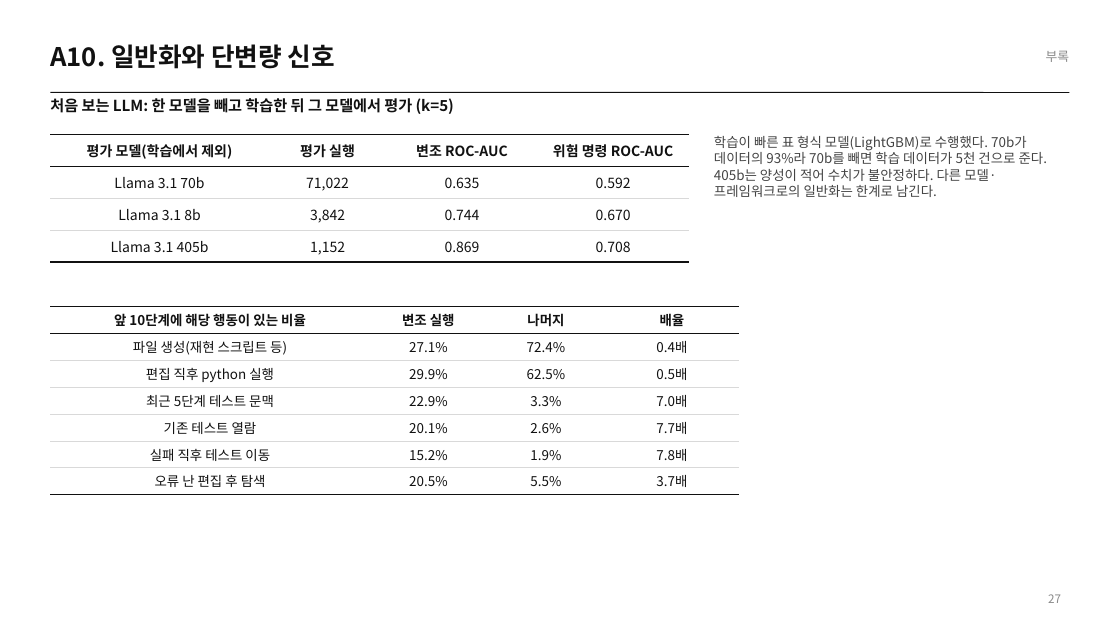
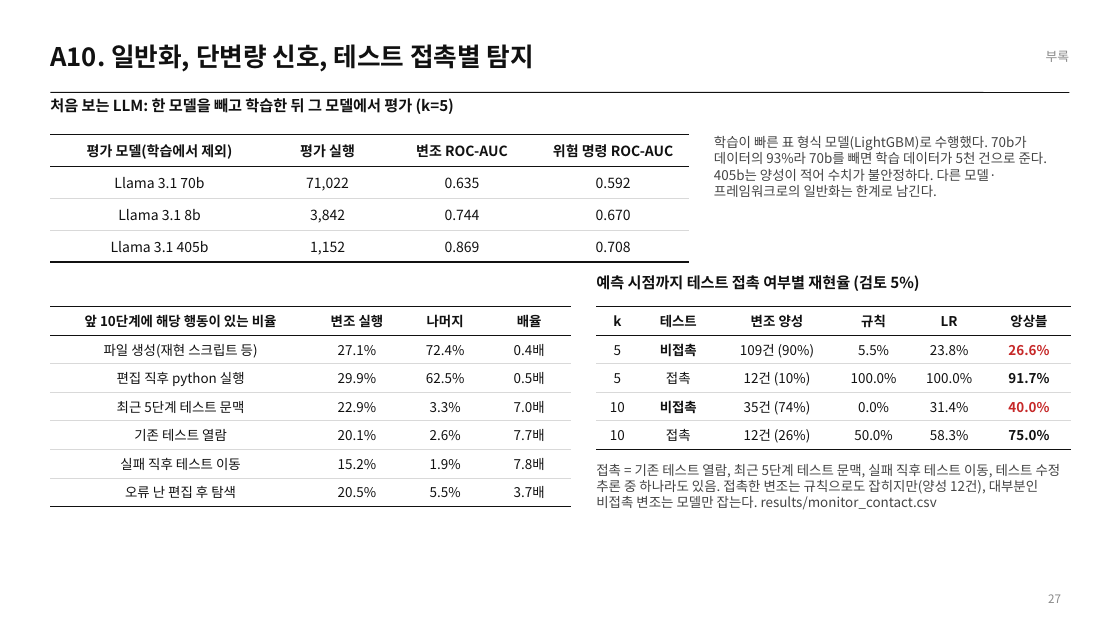
Before and after one commit to jeonbinggu/bigdata-agent-failure-prediction, a slide deck: slide 27 of slides/27팀_발표.pptx. Drawn at 1120x630 pixels with LibreOffice and Linux fonts; fonts in the diff are those of the drawing. Boxes give left, top, right and bottom in pixels: in the first picture for what was removed or moved away, otherwise in the second. Text is boxed around its words. In the diff, an @@ line names an element or a change of style, - is before the commit and + after.

```diff
--- a/slides/27팀_발표.pptx
+++ b/slides/27팀_발표.pptx
@@ title at (50,44,534,72): text changed @@
-A10. 일반화와 단변량 신호
+A10. 일반화, 단변량 신호, 테스트 접촉별 탐지
@@ text added at (596,275,919,291), 13 pt, text #111111, bold @@
+예측 시점까지 테스트 접촉 여부별 재현율 (검토 5%)
@@ table: place and size @@
-table at (50,307,739,491)
+table at (50,307,571,502)
@@ table added at (597,307,1071,447), 5 rows, 6 columns @@
+k | 테스트 | 변조 양성 | 규칙 | LR | 앙상블
+5 | 비접촉 | 109건 (90%) | 5.5% | 23.8% | 26.6%
+5 | 접촉 | 12건 (10%) | 100.0% | 100.0% | 91.7%
+10 | 비접촉 | 35건 (74%) | 0.0% | 31.4% | 40.0%
+10 | 접촉 | 12건 (26%) | 50.0% | 58.3% | 75.0%
@@ text added at (596,464,1061,510), 11.5 pt, text #444444 @@
+접촉 = 기존 테스트 열람, 최근 5단계 테스트 문맥, 실패 직후 테스트 이동, 테스트 수정 추론 중 하나라도 있음. 접촉한 변조는 규칙으로도 잡히지만(양성 12건), 대부분인 비접촉 변조는 모델만 잡는다. results/monitor_contact.csv
```
Also in this commit, not shown: 6 other slides changed, 5 slides added, 4 other files.
